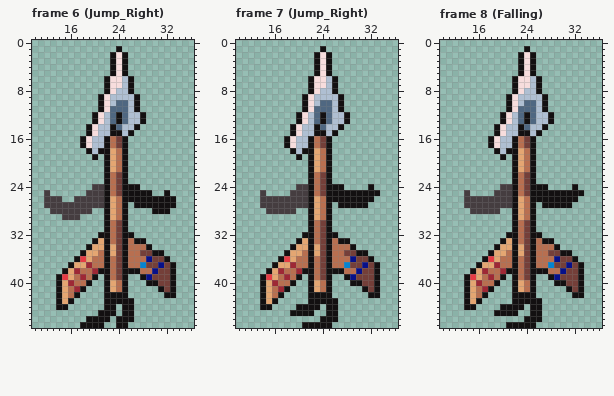
One commit to this pixel-art file: Assets/Sprites/Arrowhead/True_Arrow_Jump.ase. The picture above is the old version.
48x48 pixels, 32 frames. Shown: frame 6 (Jump_Right): x 10..36, y 0..47; frame 7 (Jump_Right): x 10..36, y 0..47; frame 8 (Falling): x 10..36, y 0..47. The commit also changed other frames, which this record leaves out.
The result:
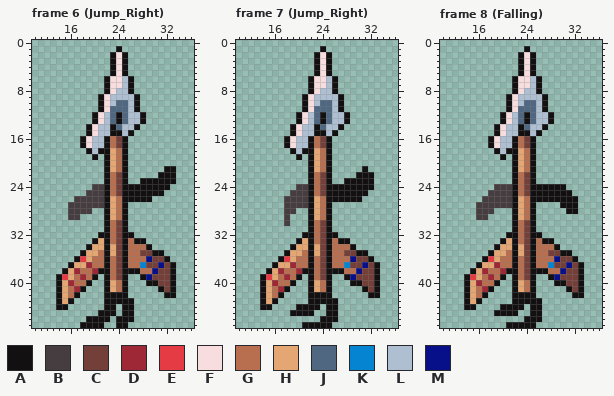
Palette (. is transparent): A #131011  B #453d40  C #743f39  D #9e2835  E #e53b44  F #f7dddd  G #b86f50  H #e4a672  J #4f6781  K #0484d1  L #afbfd2  M #071089
What changed:
--- frame 6 (Jump_Right), layer "Arms"
@@ x 10..36 @@
 20 ............AHGA...........
-21 ............AHGA...........
-22 ............AGCA...........
-23 ............AGCA...........
-24 ..........BBAGCAAA.........
-25 ..B......BBBAGCAAAAA..A....
-26 ..BBB..BBBBBAHGAAAAAAAAA...
-27 ..BBBBBBBBBBAHGA.AAAAAAA...
-28 ...BBBBBBB..AHGA....AAA....
-29 .....BBB....AHGA...........
+21 ............AHGA......AA...
+22 ............AGCA.....AAA...
+23 ............AGCA..AAAAAA...
+24 ..........BBAGCAAAAAAAA....
+25 .........BBBAGCAAAAAAA.....
+26 .......BBBBBAHGAAAAA.......
+27 ......BBBBBBAHGA...........
+28 ......BBBB..AHGA...........
+29 ......BB....AHGA...........
 30 ............AGCA...........
--- frame 7 (Jump_Right), layer "Arms"
@@ x 10..36 @@
 20 ............AHGA...........
-21 ............AHGA...........
-22 ............AGCA...........
-23 ............AGCA...........
-24 ..........BBAGCAAA....A....
-25 ....B....BBBAGCAAAAAAAAA...
-26 ....BBBBBBBBAHGAAAAAAAA....
-27 ....BBBBBBBBAHGA.AAAAA.....
-28 .....BBBBB..AHGA...........
-29 ............AHGA...........
-30 ............AGCA...........
+21 ............AHGA.....A.....
+22 ............AGCA....AAA....
+23 ............AGCA..AAAAA....
+24 ..........BBAGCAAAAAAAA....
+25 .........BBBAGCAAAAAAA.....
+26 ........BBBBAHGAAAAAA......
+27 ........BBBBAHGA...........
+28 ........BB..AHGA...........
+29 ........B...AHGA...........
+30 ........B...AGCA...........
 31 ............AGCA...........
--- frame 8 (Falling), layer "Arms"
@@ x 10..36 @@
 23 ............AGCA...........
-24 ..........BBAGCAAA....A....
-25 ....B....BBBAGCAAAAAAAAA...
-26 ....BBBBBBBBAHGAAAAAAAA....
-27 ....BBBBBBBBAHGA.AAAAA.....
-28 .....BBBBB..AHGA...........
-29 ............AHGA...........
+24 .........BBBAGCAAAAAA......
+25 ........BBBBAGCAAAAAAA.....
+26 .......BBBBBAHGAAAAAAAA....
+27 ......BBBBBBAHGA....AAA....
+28 ......BBB...AHGA.....AA....
+29 ......BB....AHGA...........
 30 ............AGCA...........
Changed places in both pictures, as pixel boxes (x1, y1, x2, y2):
changed: (134, 166, 176, 214)
erased: (44, 190, 68, 220)
changed: (338, 166, 380, 208)
changed: (260, 190, 290, 226)
changed: (464, 184, 500, 220)
changed: (542, 184, 584, 214)
